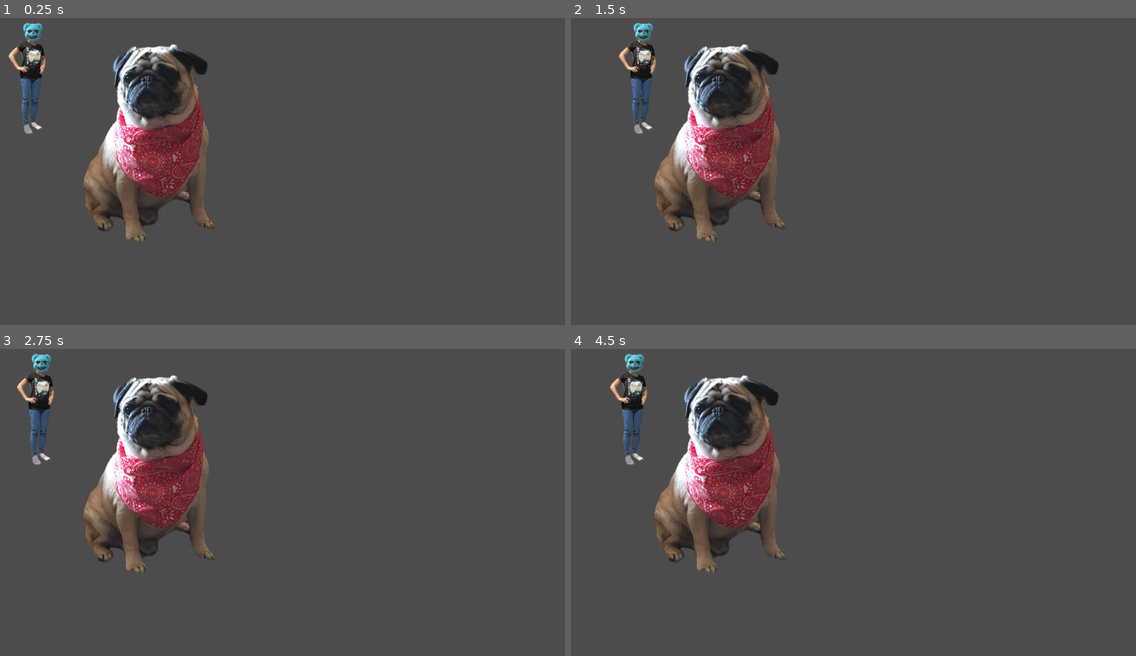
Above: before the commit, frames 1-4 (two rows, left to right).
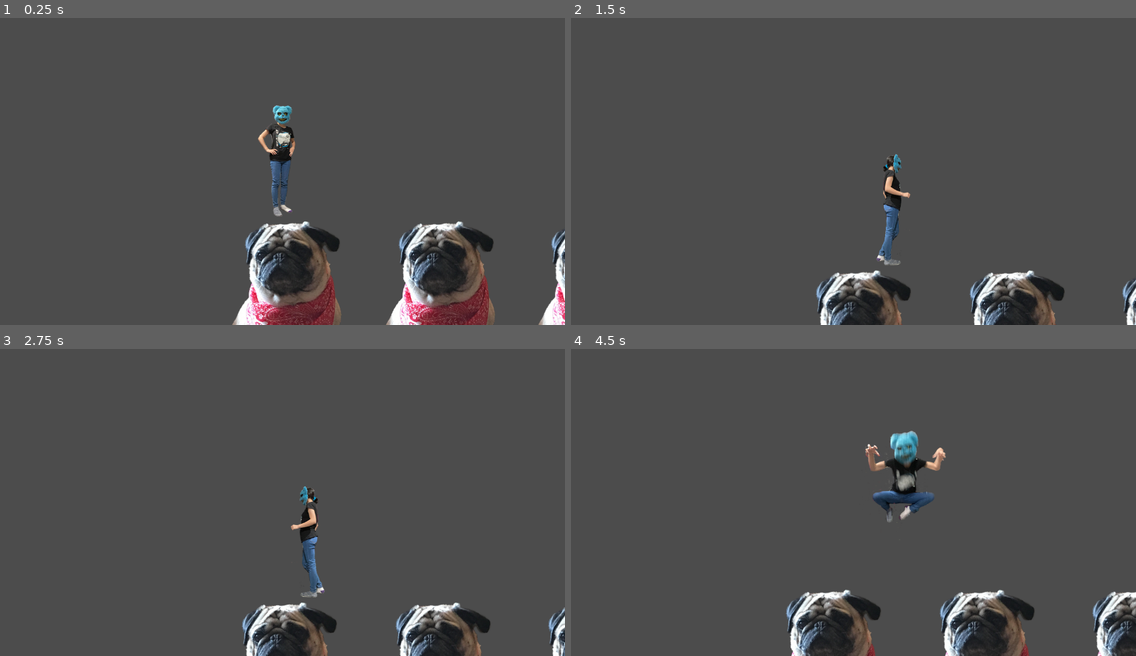
Above: after the commit, the same moments.

Repository: aemalavasi/AR218_Malavasi
Game: Godot game, scene res://Scenes/Level1.tscn
Two runs of this game, one before a commit and one after it. Both use one fixed random seed, a clock stepped at 60 frames per second and the inputs below. The project has no main scene, so this scene is started directly.
Inputs:
- Up to frame 1 (0.25 s): no input
- Up to frame 2 (1.5 s): tap Enter at 0.5 s; hold D (right) from 0.53 s (still down); tap Space (jump) at 0.6, 0.77, 1.07, 1.35 s
- Up to frame 3 (2.75 s): tap Space (jump) at 1.52, 1.82, 2.1 s; release D (right) at 2.03 s; hold A (left) from 2.03 s (still down)
- Up to frame 4 (4.5 s): release A (left) at 2.78 s; hold D (right) 2.78-4.28 s; tap Space (jump) at 2.85, 3.02, 3.32, 3.6, 3.77, 4.07, 4.35 s; hold A (left) from 4.28 s (still down)

The runs differ from the first frame. In frame 1, 20% of the frame differs, in the area x 1-100%, y 1-100%; in frame 2, 15%; in frame 3, 15%; in frame 4, 17%.

Commit message:
updates

Diff:
--- a/AR 218 Platformer/Scenes/Level1.tscn
+++ b/AR 218 Platformer/Scenes/Level1.tscn
@@ -1,12 +1,32 @@
-[gd_scene load_steps=3 format=2]
+[gd_scene load_steps=4 format=2]
 
 [ext_resource path="res://Scenes/Platform1.tscn" type="PackedScene" id=1]
 [ext_resource path="res://Scenes/Player.tscn" type="PackedScene" id=2]
 
+[sub_resource type="RectangleShape2D" id=1]
+extents = Vector2( 2686.83, 7.71484 )
+
 [node name="Level1" type="Node2D"]
+position = Vector2( 83.1547, -27.7183 )
 
 [node name="Platform1" parent="." instance=ExtResource( 1 )]
-position = Vector2( 338.15, 300.742 )
+position = Vector2( 70.8804, 503.867 )
+
+[node name="Platform2" parent="." instance=ExtResource( 1 )]
+position = Vector2( 419.149, 504.067 )
+
+[node name="Platform3" parent="." instance=ExtResource( 1 )]
+position = Vector2( 764.854, 502.985 )
 
 [node name="Player" parent="." instance=ExtResource( 2 )]
 position = Vector2( 73.1783, 160.742 )
+
+[node name="Node2D" type="Node2D" parent="."]
+position = Vector2( 419.149, 504.067 )
+
+[node name="Area2D" type="Area2D" parent="."]
+position = Vector2( -23.4282, 762.014 )
+
+[node name="CollisionShape2D" type="CollisionShape2D" parent="Area2D"]
+position = Vector2( 449.357, 3.40454 )
+shape = SubResource( 1 )
--- a/AR 218 Platformer/Scenes/Player.gd
+++ b/AR 218 Platformer/Scenes/Player.gd
@@ -1,14 +1,30 @@
 extends KinematicBody2D
+
+const GRAVITY = 35
 
 var velocity = Vector2(0,0)
 
+export var speed = 100
+export var jump = -900
+
 func _physics_process(delta):
-	#print("test")
 	if Input.is_action_pressed("right"):
-		velocity.x = 100
+		velocity.x = speed
+		$AnimatedSprite.play("walk")
+		$AnimatedSprite.flip_h = false
+	elif Input.is_action_pressed("left"):
+		velocity.x = -speed
+		$AnimatedSprite.play("walk")
+		$AnimatedSprite.flip_h = true
+	else: $AnimatedSprite.play("idle")
 
-	elif Input.is_action_pressed("left"):
-		velocity.x = -100
-	else: velocity.x = 0
+	if Input.is_action_just_pressed("jump") and is_on_floor():
+		velocity.y += jump
 
-	move_and_slide(velocity)
+	if not is_on_floor():
+		$AnimatedSprite.play("air")
+		#get_node ("AnimatedSprite")
+		velocity.y += GRAVITY
+
+	velocity.x = lerp(velocity.x, 0,0.1)
+	move_and_slide(velocity, Vector2.UP)
--- a/AR 218 Platformer/Scenes/Player.tscn
+++ b/AR 218 Platformer/Scenes/Player.tscn
@@ -18,16 +18,6 @@
 "name": "idle",
 "speed": 5.0
 }, {
-"frames": [ ExtResource( 5 ), ExtResource( 1 ) ],
-"loop": true,
-"name": "climb",
-"speed": 5.0
-}, {
-"frames": [ ExtResource( 2 ), ExtResource( 7 ), ExtResource( 9 ), ExtResource( 8 ) ],
-"loop": true,
-"name": "walk",
-"speed": 5.0
-}, {
 "frames": [ ExtResource( 3 ) ],
 "loop": true,
 "name": "crouch",
@@ -36,6 +26,16 @@
 "frames": [ ExtResource( 6 ) ],
 "loop": true,
 "name": "air",
+"speed": 5.0
+}, {
+"frames": [ ExtResource( 2 ), ExtResource( 7 ), ExtResource( 9 ), ExtResource( 8 ) ],
+"loop": true,
+"name": "walk",
+"speed": 5.0
+}, {
+"frames": [ ExtResource( 5 ), ExtResource( 1 ) ],
+"loop": true,
+"name": "climb",
 "speed": 5.0
 } ]
 
@@ -47,10 +47,17 @@
 script = ExtResource( 10 )
 
 [node name="AnimatedSprite" type="AnimatedSprite" parent="."]
-position = Vector2( 0, -1.05946 )
+position = Vector2( -1.49832, 1.93715 )
 frames = SubResource( 1 )
 animation = "idle"
 
 [node name="CollisionShape2D" type="CollisionShape2D" parent="."]
-position = Vector2( 0.529724, -1.5892 )
+position = Vector2( -0.968567, 1.40741 )
 shape = SubResource( 2 )
+
+[node name="Camera2D" type="Camera2D" parent="."]
+current = true
+limit_bottom = 720
+drag_margin_h_enabled = true
+drag_margin_v_enabled = true
+smoothing_enabled = true
